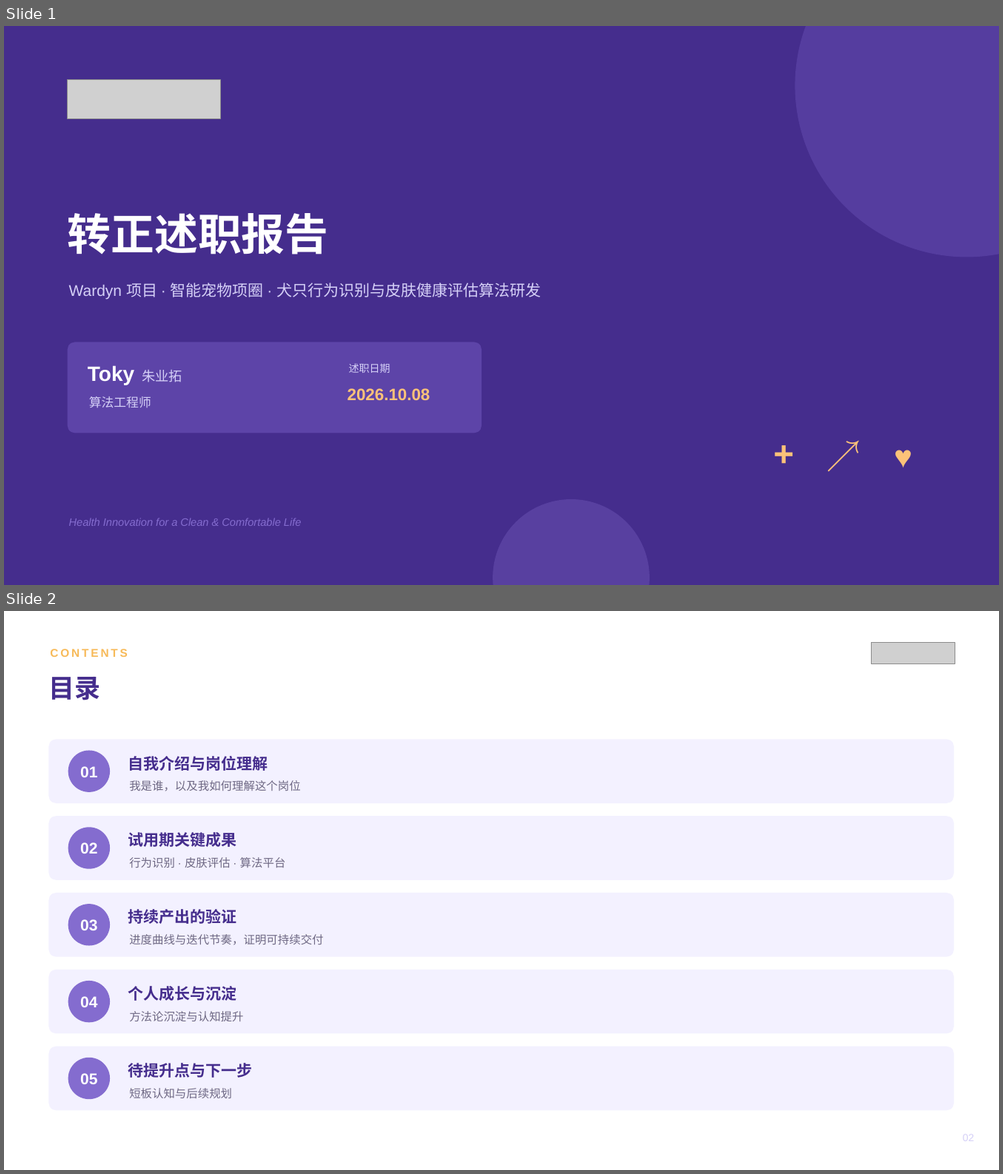
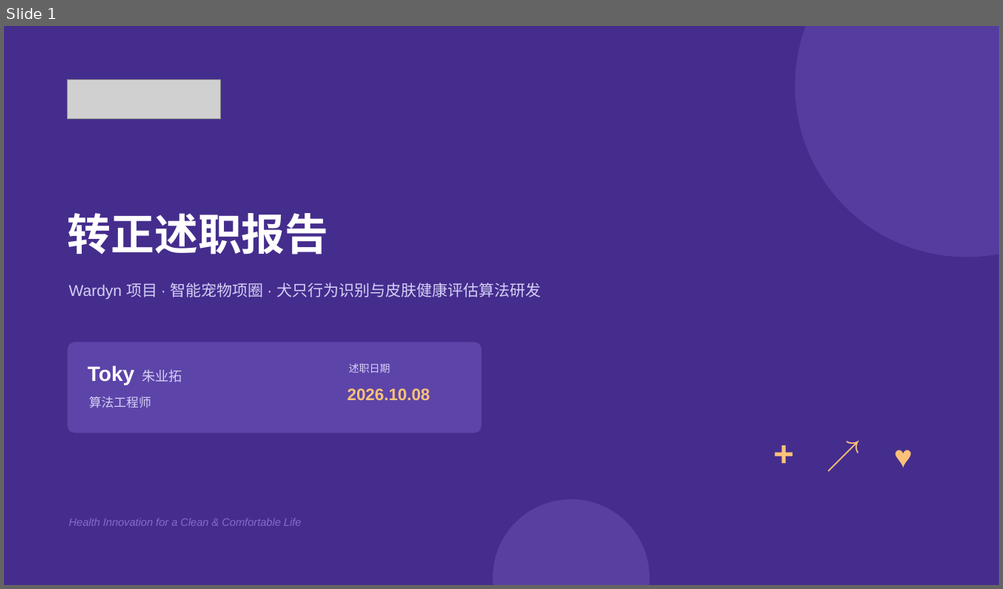
Before and after one commit to zhuyetuo/workplace_soft_skills, a slide deck: 转正述职/转正述职报告-Toky.pptx. Shown one above the other, each under a label of ours: slides 1 and 2 before the commit, slide 1 after it. The pictures are 1003x1174 and 1003x589 pixels, drawn with LibreOffice and Linux fonts; fonts in the diff are those of the drawing; grey boxes stand for pictures. Boxes give left, top, right and bottom in pixels: in the first picture for what was removed or moved away, otherwise in the second. Text is boxed around its words. In the diff, an @@ line names an element or a change of style, - is before the commit and + after.

```diff
--- a/转正述职/转正述职报告-Toky.pptx
+++ b/转正述职/转正述职报告-Toky.pptx
@@ slide 2 removed at (x1=4, y1=611, x2=999, y2=1170), background #FFFFFF @@
@@ text removed at (x1=50, y1=649, x2=128, y2=657) @@
-CONTENTS
@@ picture removed at (x1=871, y1=642, x2=955, y2=664) @@
@@ text removed at (x1=48, y1=677, x2=100, y2=701) @@
-目录
@@ rounded rectangle removed at (x1=48, y1=739, x2=954, y2=803) @@
@@ ellipse removed at (x1=68, y1=751, x2=110, y2=792) @@
@@ text removed at (x1=128, y1=756, x2=267, y2=771) @@
-自我介绍与岗位理解
@@ text removed at (x1=80, y1=766, x2=97, y2=777) @@
-01
@@ text removed at (x1=129, y1=780, x2=300, y2=792) @@
-我是谁，以及我如何理解这个岗位
@@ rounded rectangle removed at (x1=48, y1=816, x2=954, y2=880) @@
@@ ellipse removed at (x1=68, y1=827, x2=110, y2=869) @@
@@ text removed at (x1=128, y1=832, x2=236, y2=847) @@
-试用期关键成果
@@ text removed at (x1=80, y1=843, x2=97, y2=854) @@
-02
@@ text removed at (x1=129, y1=857, x2=286, y2=868) @@
-行为识别 · 皮肤评估 · 算法平台
@@ rounded rectangle removed at (x1=48, y1=893, x2=954, y2=957) @@
@@ ellipse removed at (x1=68, y1=904, x2=110, y2=946) @@
@@ text removed at (x1=80, y1=920, x2=97, y2=931) @@
-03
@@ text removed at (x1=128, y1=909, x2=236, y2=924) @@
-持续产出的验证
@@ text removed at (x1=129, y1=934, x2=323, y2=945) @@
-进度曲线与迭代节奏，证明可持续交付
@@ rounded rectangle removed at (x1=48, y1=970, x2=954, y2=1034) @@
@@ ellipse removed at (x1=68, y1=981, x2=110, y2=1023) @@
@@ text removed at (x1=128, y1=986, x2=236, y2=1001) @@
-个人成长与沉淀
@@ text removed at (x1=80, y1=997, x2=97, y2=1008) @@
-04
@@ text removed at (x1=129, y1=1011, x2=243, y2=1022) @@
-方法论沉淀与认知提升
@@ rounded rectangle removed at (x1=48, y1=1047, x2=954, y2=1111) @@
@@ ellipse removed at (x1=68, y1=1058, x2=110, y2=1099) @@
@@ text removed at (x1=80, y1=1073, x2=97, y2=1085) @@
-05
@@ text removed at (x1=128, y1=1063, x2=252, y2=1078) @@
-待提升点与下一步
@@ text removed at (x1=129, y1=1088, x2=232, y2=1099) @@
-短板认知与后续规划
@@ text removed at (x1=962, y1=1135, x2=974, y2=1142) @@
-02
```
Also in this commit, not shown: 9 slides changed, 2 other files.
